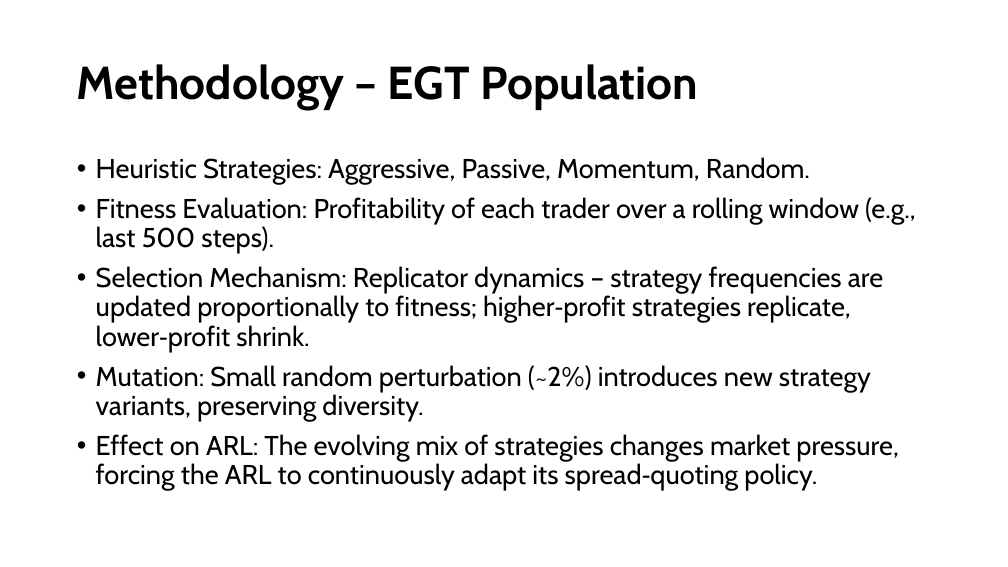
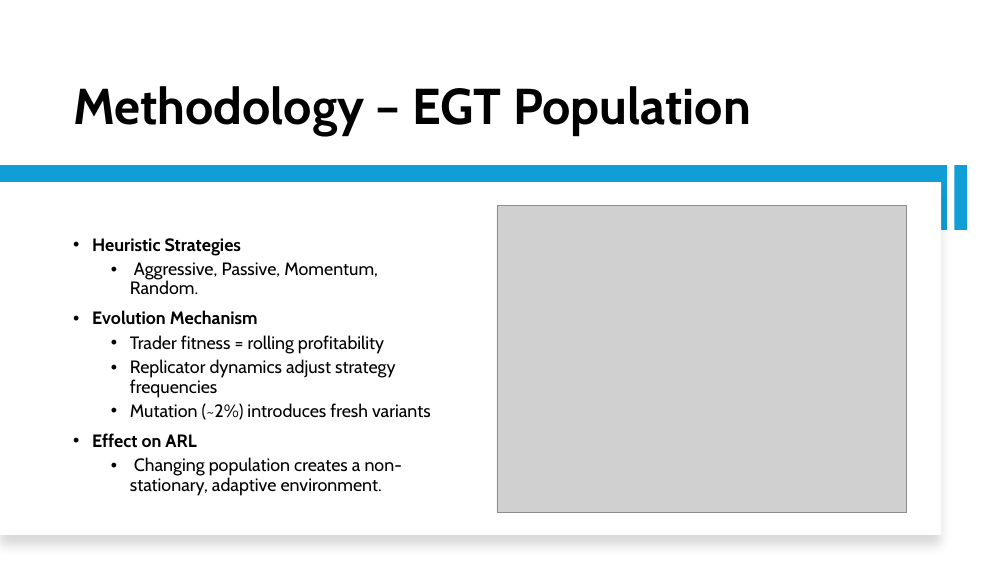
Before and after one commit to Srithwak/Coevolutionary_ARL_vs_EGT_agents_research, a slide deck: slide 6 of presentation.pptx. Drawn at 1008x567 pixels with LibreOffice and Linux fonts; fonts in the diff are those of the drawing; grey boxes stand for pictures. Boxes give left, top, right and bottom in pixels: in the first picture for what was removed or moved away, otherwise in the second. Text is boxed around its words. In the diff, an @@ line names an element or a change of style, - is before the commit and + after.

Commit message:
Pushing initial formatted ppt

```diff
--- a/presentation.pptx
+++ b/presentation.pptx
@@ title "Methodology – EGT Population" at (73, 86, 751, 135): size 44 to 48 pt; vertical alignment middle to bottom @@
@@ rectangle added at (0, 166, 948, 230), fill #0F9ED5 @@
@@ rectangle added at (954, 166, 967, 230), fill #0F9ED5 @@
@@ rectangle added at (0, 182, 941, 535), fill #FFFFFF @@
@@ picture added at (497, 206, 907, 513) @@
@@ text "Heuristic Strategies" at (92, 238, 431, 496): vertical alignment top to middle @@
@@ text at (92, 238, 431, 496): text changed; size 25.9 to 17 pt @@
-• Heuristic Strategies: Aggressive, Passive, Momentum, Random.
-• Fitness Evaluation: Profitability of each trader over a rolling window (e.g., last 500 steps).
-• Selection Mechanism: Replicator dynamics – strategy frequencies are updated proportionally to fitness; higher‑profit strategies replicate, lower‑profit shrink.
-• Mutation: Small random perturbation (~2%) introduces new strategy variants, preserving diversity.
-• Effect on ARL: The evolving mix of strategies changes market pressure, forcing the ARL to continuously adapt its spread‑quoting policy.
+• Heuristic Strategies
+  • Aggressive, Passive, Momentum, Random.
+• Evolution Mechanism
+  • Trader fitness = rolling profitability
+  • Replicator dynamics adjust strategy frequencies
+  • Mutation (~2%) introduces fresh variants
+• Effect on ARL
+  • Changing population creates a non-stationary, adaptive environment.
```
Also in this commit, not shown: 5 other slides changed, 10 slides added, 9 slides removed.
